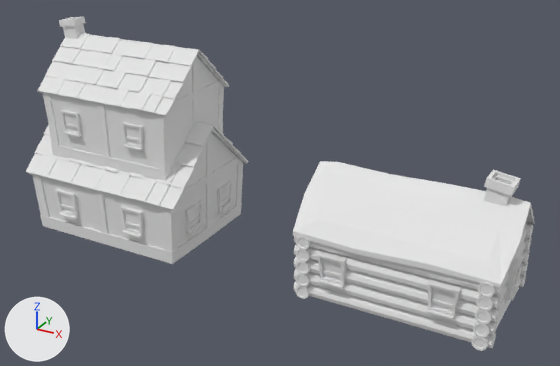
Renders of the Blender file Medival Assets/Medieval_houses-Kopie.blend from each side of a commit.
Before and after are seen from a 50 mm camera at (11.61, -13.87, 8.78) aimed at (3.89, 0.17, 1.76). Every picture has the same lights, and +X, +Y and +Z are marked at lower left.

The first picture shows 'Main_House_1', 'Main_Roof_1', 'Main_house_upper', 'wood_house'.
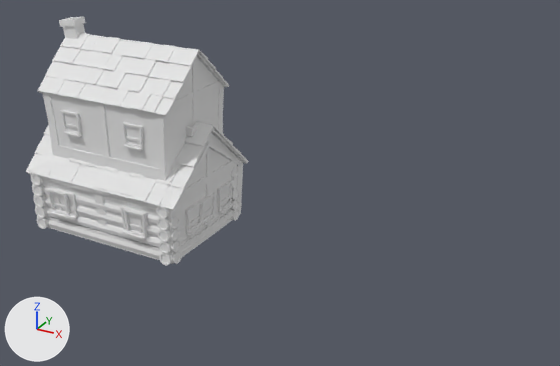
Changed parts and their boxes (x1, y1, x2, y2) in the pictures (560 x 366 px):
'wood_house', deleted
    before: (293, 161, 535, 351)
    faces in mat_material_011 (its picture is missing): (293, 161, 535, 351)
    faces in mat_material (its picture is missing): (318, 251, 523, 320)
    faces in mat_material_001 (its picture is missing): (483, 170, 521, 207)
'Main_wood_house', added
    after: (28, 121, 240, 265)
    faces in mat_material_011 (its picture is missing): (28, 142, 240, 265)
    faces in mat_material (its picture is missing): (46, 187, 216, 240)

Diff of the bpy script that builds the scene:
```diff
--- a/Medival Assets/Medieval_houses-Kopie.blend.py
+++ b/Medival Assets/Medieval_houses-Kopie.blend.py
@@ me_cube_289_1 @@
+me_cube_289_1.from_pydata(...)  # 2052 vertices, 1820 faces; spans x -2.25..2.22, y -1.65..1.45, z -0.96..2.02
+# faces by material slot: [404, 1386, 30]
+me_cube_289_1.materials.append(mat_material)  # its picture is missing
+me_cube_289_1.materials.append(mat_material_011)  # its picture is missing
+me_cube_289_1.materials.append(mat_material_001)  # its picture is missing
@@ ob_wood_house @@
-ob_wood_house = bpy.data.objects.new('wood_house', me_cube_289)
-ob_wood_house.location = (0.0, -5.0, 1.63)
@@ ob_main_wood_house @@
+ob_main_wood_house = bpy.data.objects.new('Main_wood_house', me_cube_289_1)
+ob_main_wood_house.location = (0.0, 0.0, 0.94)
```
